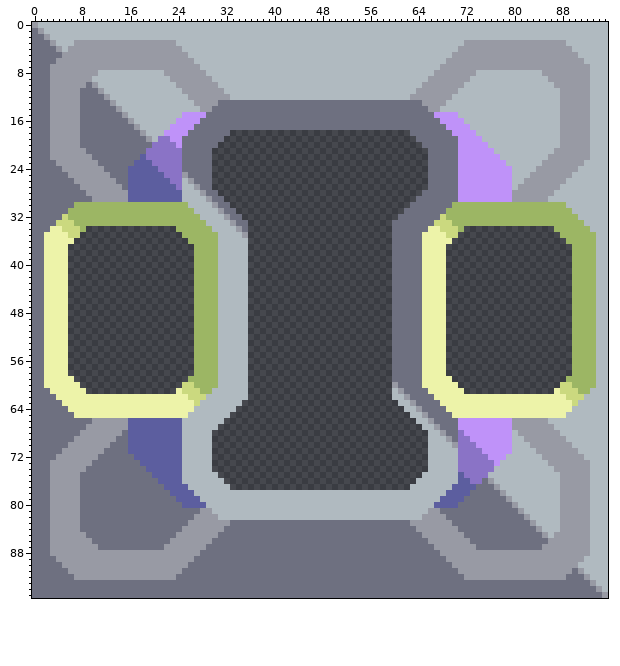
Sprite sheet -- assets/sprites/blocks/compressor.png. Above: the version before the commit.
The file is 96x96 pixels.
And afterwards:
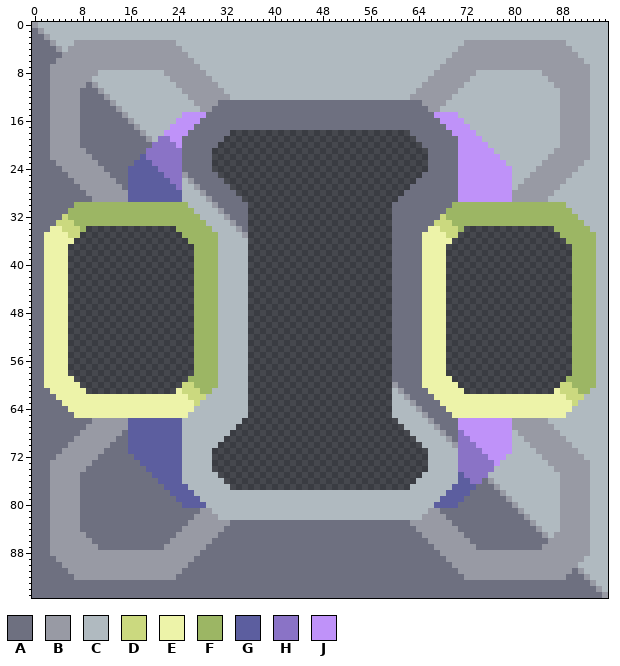
Palette (. is transparent): A #6e7080  B #989aa4  C #b0bac0  D #cbd97f  E #edf3a9  F #9cb664  G #5c5e9f  H #8a73c6  J #bf92f9
The exact change:
{"y":25,"x":30,"old":".","new":"A"}
{"y":25,"x":65,"old":".","new":"A"}
{"y":26,"x":30,"old":"..","new":"AA"}
{"y":26,"x":64,"old":"..","new":"AA"}
{"y":27,"x":30,"old":"...","new":"AAA"}
{"y":27,"x":63,"old":"...","new":"AAA"}
{"y":28,"x":31,"old":"...","new":"AAA"}
{"y":28,"x":62,"old":"...","new":"AAA"}
{"y":29,"x":32,"old":"...","new":"AAA"}
{"y":29,"x":61,"old":"...","new":"AAA"}
{"y":30,"x":33,"old":"...","new":"AAA"}
{"y":30,"x":60,"old":"...","new":"AAA"}
{"y":31,"x":34,"old":"..","new":"AA"}
{"y":31,"x":60,"old":"..","new":"AA"}
{"y":32,"x":35,"old":".","new":"A"}
{"y":32,"x":60,"old":".","new":"A"}
{"y":63,"x":35,"old":".","new":"C"}
{"y":63,"x":60,"old":".","new":"C"}
{"y":64,"x":34,"old":"..","new":"CC"}
{"y":64,"x":60,"old":"..","new":"CC"}
{"y":65,"x":33,"old":"...","new":"CCC"}
{"y":65,"x":60,"old":"...","new":"CCC"}
{"y":66,"x":32,"old":"...","new":"CCC"}
{"y":66,"x":61,"old":"...","new":"CCC"}
{"y":67,"x":31,"old":"...","new":"CCC"}
{"y":67,"x":62,"old":"...","new":"CCC"}
{"y":68,"x":30,"old":"...","new":"CCC"}
{"y":68,"x":63,"old":"...","new":"CCC"}
{"y":69,"x":30,"old":"..","new":"CC"}
{"y":69,"x":64,"old":"..","new":"CC"}
{"y":70,"x":30,"old":".","new":"C"}
{"y":70,"x":65,"old":".","new":"C"}
{"label":"added","picture_box":[212,172,248,220]}
{"label":"added","picture_box":[392,172,428,220]}
{"label":"added","picture_box":[212,400,248,448]}
{"label":"added","picture_box":[392,400,428,448]}
